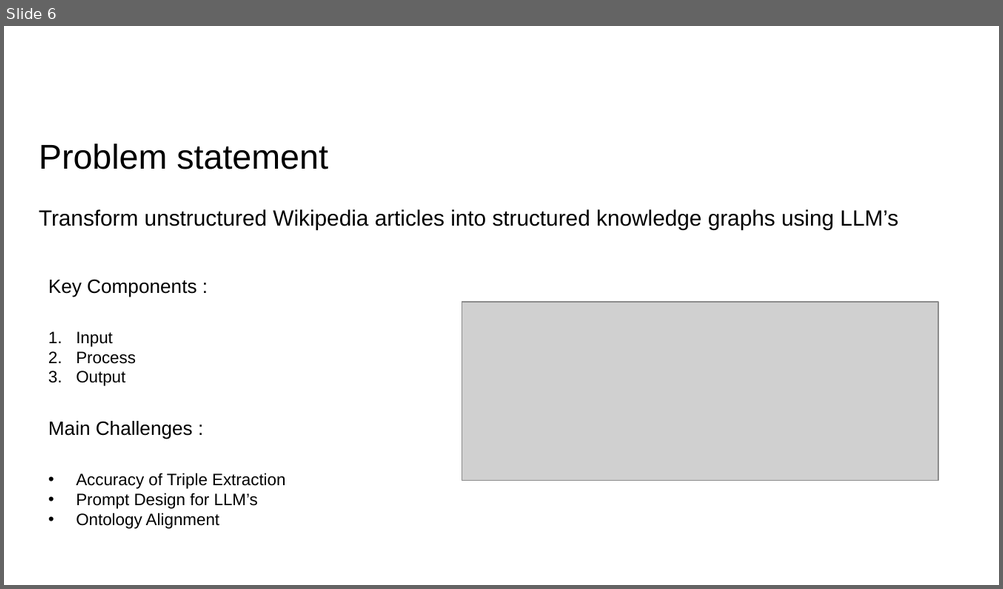
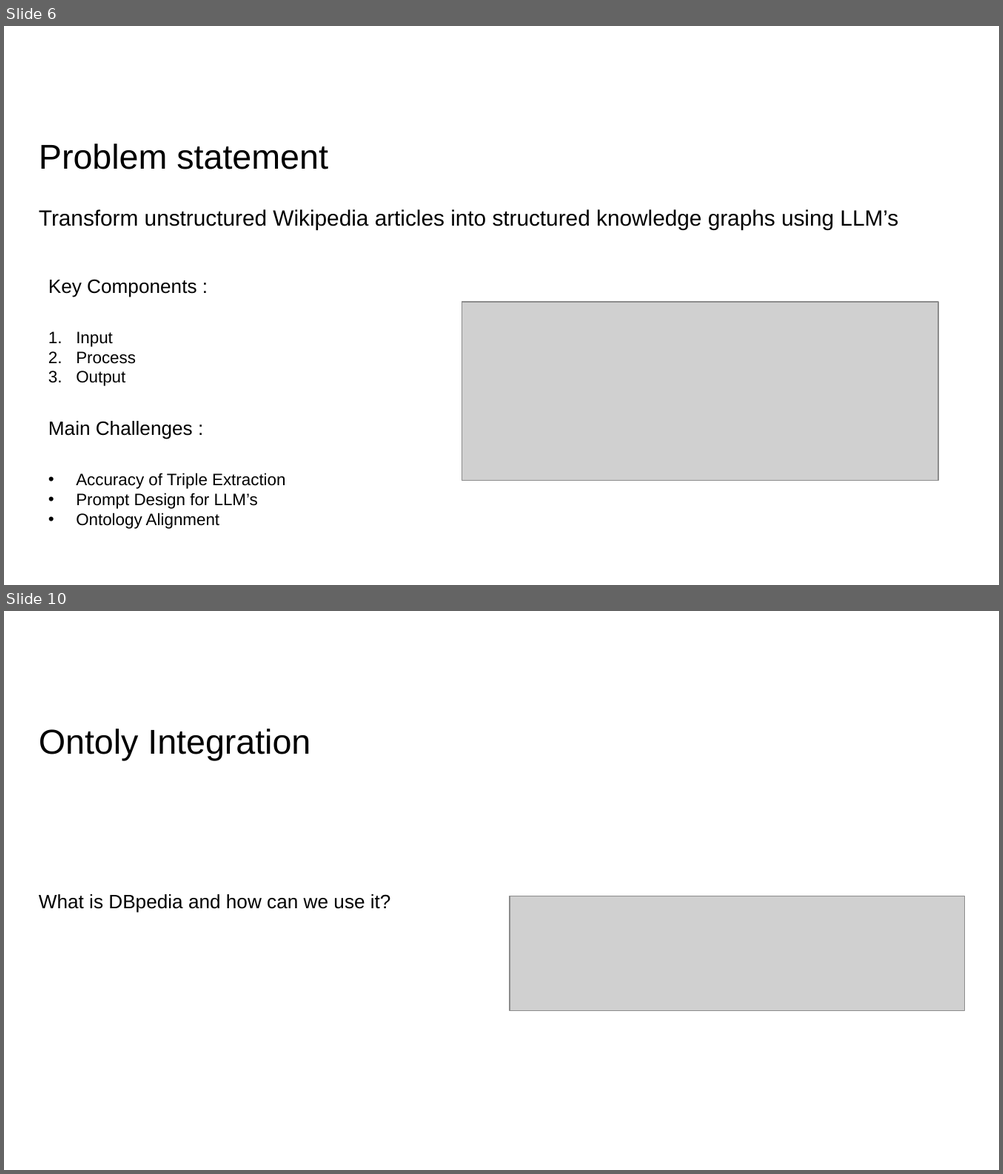
Before and after one commit to abraxas-dev/Knowledge-Graph-Creation-from-Text-with-LLMs, a slide deck: Mini-Project Presentation/mini-presentation.pptx. Shown one above the other, each under a label of ours: slide 6 before the commit, slides 6 and 10 after it; the slides between them are not shown. The pictures are 1003x589 and 1003x1174 pixels, drawn with LibreOffice and Linux fonts; fonts in the diff are those of the drawing; grey boxes stand for pictures; background and template pictures are left out. Boxes give left, top, right and bottom in pixels: in the first picture for what was removed or moved away, otherwise in the second. Text is boxed around its words. In the diff, an @@ line names an element or a change of style, - is before the commit and + after.

```diff
--- a/Mini-Project Presentation/mini-presentation.pptx
+++ b/Mini-Project Presentation/mini-presentation.pptx
@@ slide 10 added at bbox=[4, 611, 999, 1170], background #FFFFFF @@
@@ title added at bbox=[39, 729, 310, 760], 25 pt, text #000000 @@
+Ontoly Integration
@@ text added at bbox=[39, 894, 391, 913], 14 pt, text #000000 @@
+What is DBpedia and how can we use it?
@@ picture added at bbox=[509, 897, 964, 1011] @@
```
Also in this commit, not shown: 1 slide changed, 5 other slides added.
